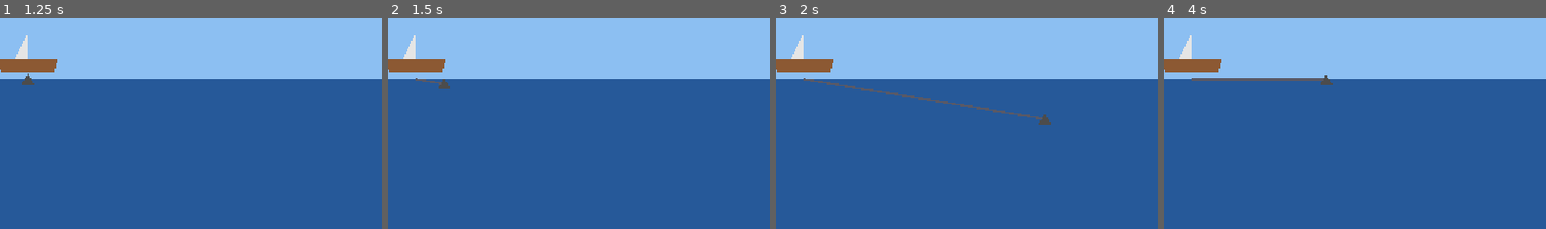
Above: before the commit, frames 1-4 (left to right).
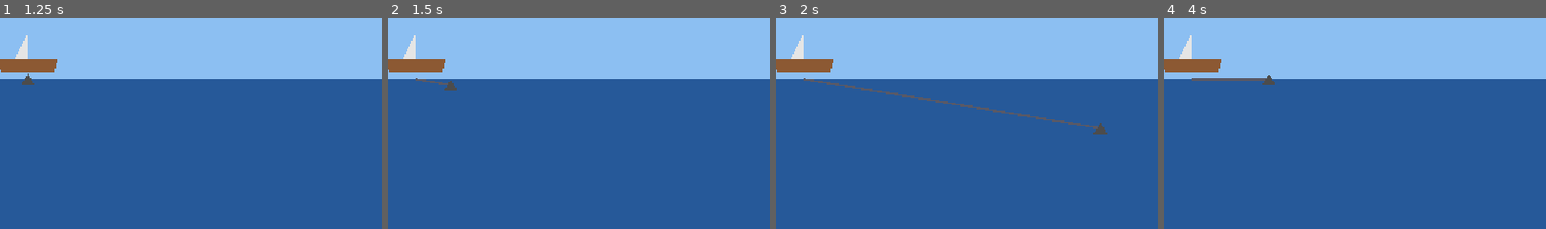
Above: after the commit, the same moments.

Repository: hysonger/anchor-loot
Game: Godot game, scene res://scenes/main.tscn
Two runs of this game, one before a commit and one after it. Both use one fixed random seed, a clock stepped at 60 frames per second and the inputs below.
Inputs (mouse positions are % of the whole screen's width and height, from its top left):
- Up to frame 1 (1.25 s): click "开始游戏 [Space]" at 0.5 s
- Up to frame 2 (1.5 s): tap Enter at 1.25 s; move the mouse to (72, 44) at 1.27 s; click (72, 44) at 1.42 s
- Up to frame 3 (2 s): tap Space at 1.52 s
- Up to frame 4 (4 s): move the mouse to (30, 54) at 2.02 s; click (30, 54) at 2.17 s; tap Space at 2.27, 3.77 s; move the mouse to (60, 27) at 2.77 s; click (60, 27) at 2.92 s; move the mouse to (45, 70) at 3.52 s; click (45, 70) at 3.67 s
The pictures show only the part of the screen within x 9-59%, y 12-62%; the shares and areas given below are measured in that part.

Frame 1 is identical in both runs. In frame 2, 0.1% of the frame differs, in the area x 13-18%, y 28-35%; in frame 3, 0.3%; in frame 4, 0.4%, in the area x 25-45%, y 27-32%.

Commit message:
feat(anchor): bump fire speed to 800, add ANCHOR_SPEED_MIN_RATIO constant

Diff:
--- a/autoload/game.gd
+++ b/autoload/game.gd
@@ -55,8 +55,11 @@
 const SPAWN_PROTECTION_TIME := 0.3
 
 const MAX_CHAIN_LEN := 500
-const ANCHOR_FIRE_SPEED := 650.0
+const ANCHOR_FIRE_SPEED := 800.0
 const ANCHOR_RETRACT_SPEED := 900.0
+# Anchor speed curve: horizontal shots run at this fraction of vertical speed.
+# 0.0 = motionless at horizontal, 1.0 = no compensation (all directions equal).
+const ANCHOR_SPEED_MIN_RATIO := 0.4
 # No FIRE_ANGLE_MAX_DEG: the only aim constraint is "never up" (dir.y >= 0); horizontal is the max.
 
 func is_playing() -> bool:
